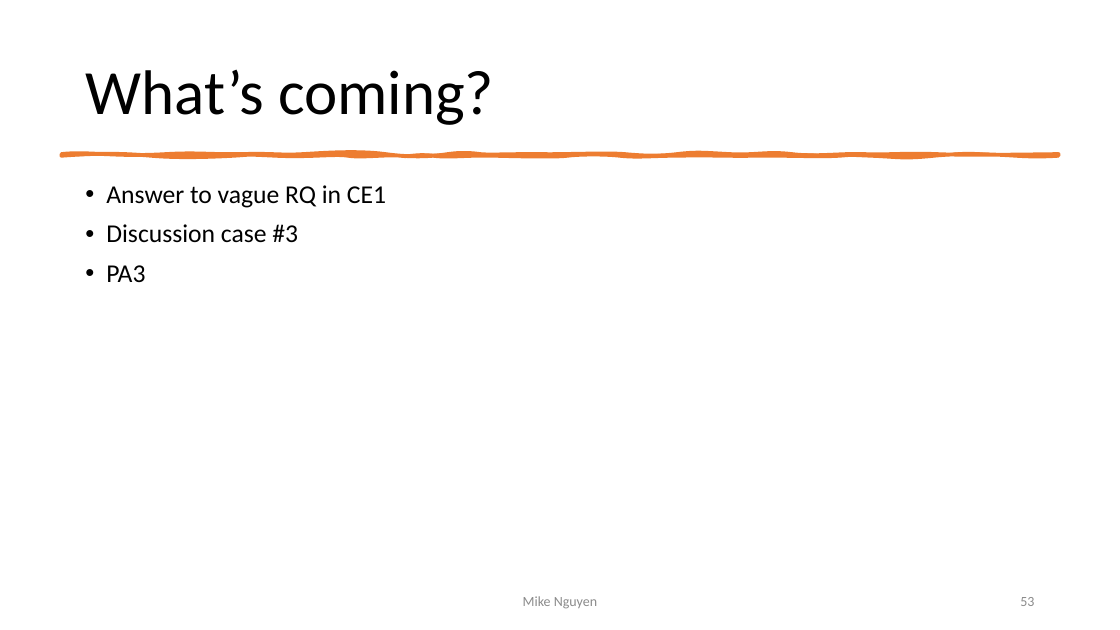
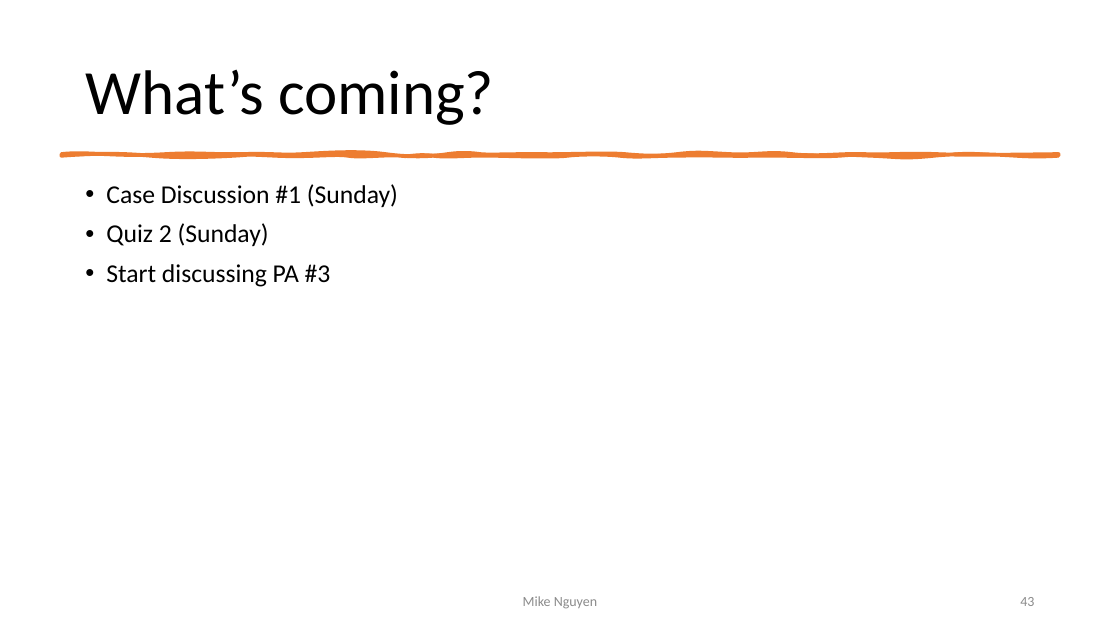
Before and after one commit to mikenguyen13/mar4050, a slide deck: slide 43 of lectures/2/2_Research Design.pptx (slide 53 before the commit). Drawn at 1120x630 pixels with LibreOffice and Linux fonts; fonts in the diff are those of the drawing. Boxes give left, top, right and bottom in pixels: in the first picture for what was removed or moved away, otherwise in the second. Text is boxed around its words. In the diff, an @@ line names an element or a change of style, - is before the commit and + after.

```diff
--- a/lectures/2/2_Research Design.pptx
+++ b/lectures/2/2_Research Design.pptx
@@ text at <box>106,184,398,287</box>: text changed @@
-• Answer to vague RQ in CE1
-• Discussion case #3
-• PA3
+• Case Discussion #1 (Sunday)
+• Quiz 2 (Sunday)
+• Start discussing PA #3
@@ page number at <box>1020,597,1034,606</box>: text changed @@
-53
+43
```
Also in this commit, not shown: 17 other slides changed, 9 slides added, 19 slides removed, 2 other files.
